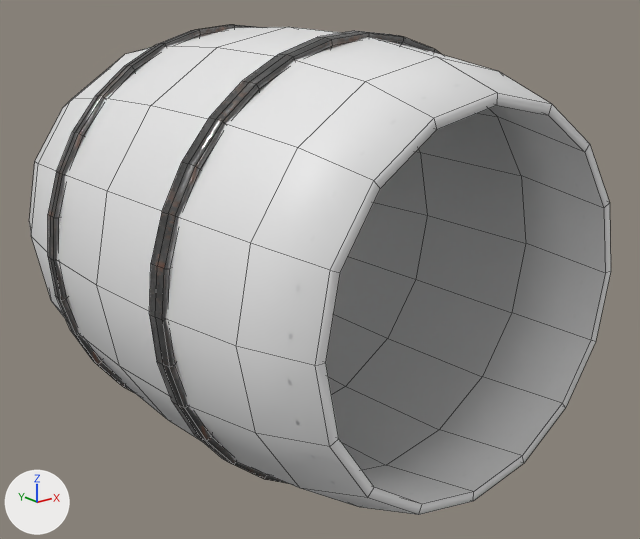
Two versions of the OBJ model models/Barrel.obj, one commit apart.
Both versions are drawn from a 50 mm lens placed at (-3.04, -4.07, 1.43), pointed at (0.1, -0.14, -0.15). The axes (+X, +Y, +Z) are drawn at lower left. The lights are the same throughout. Mesh edges are drawn as thin lines. Where no turn or scale is listed for an object, it has been applied to the vertices.

In view in the first picture: 'Barrel', 'Barrel_Metal_Cylinder.000'.
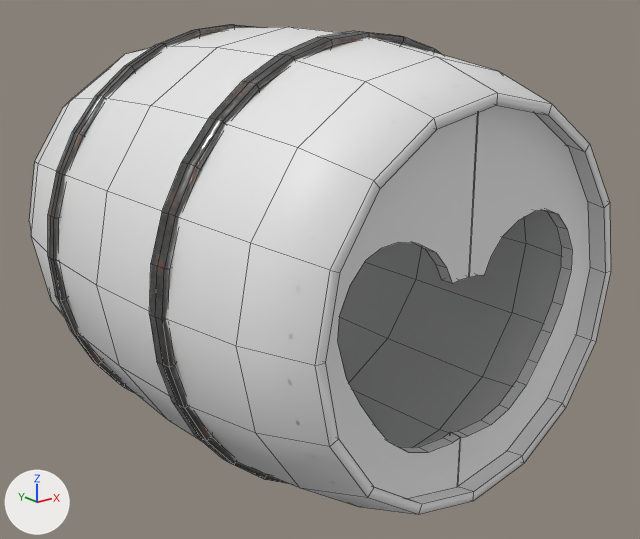
Pixel boxes (x1, y1, x2, y2) of what changed, in the pictures (640 x 539 px):
'Barrel_Holy_Cover_Cylinder.001_Cylinder.002', added: after (326, 105, 590, 498)

Diff of the bpy script that builds the scene:
```diff
--- a/models/Barrel.obj.py
+++ b/models/Barrel.obj.py
@@ me_barrel_holy_cover_cylinder_001_cylinder_002 @@
+me_barrel_holy_cover_cylinder_001_cylinder_002.from_pydata(...)  # 116 vertices, 62 faces; spans x -0.97..0.97, y -1.39..-1.32, z -0.98..0.98
+me_barrel_holy_cover_cylinder_001_cylinder_002.materials.append(mat_wood)  # its picture is missing
@@ ob_barrel_holy_cover_cylinder_001_cylinder_002 @@
+ob_barrel_holy_cover_cylinder_001_cylinder_002 = bpy.data.objects.new('Barrel_Holy_Cover_Cylinder.001_Cylinder.002', me_barrel_holy_cover_cylinder_001_cylinder_002)
+ob_barrel_holy_cover_cylinder_001_cylinder_002.location = (0.0, 0.0, 0.0)
```
